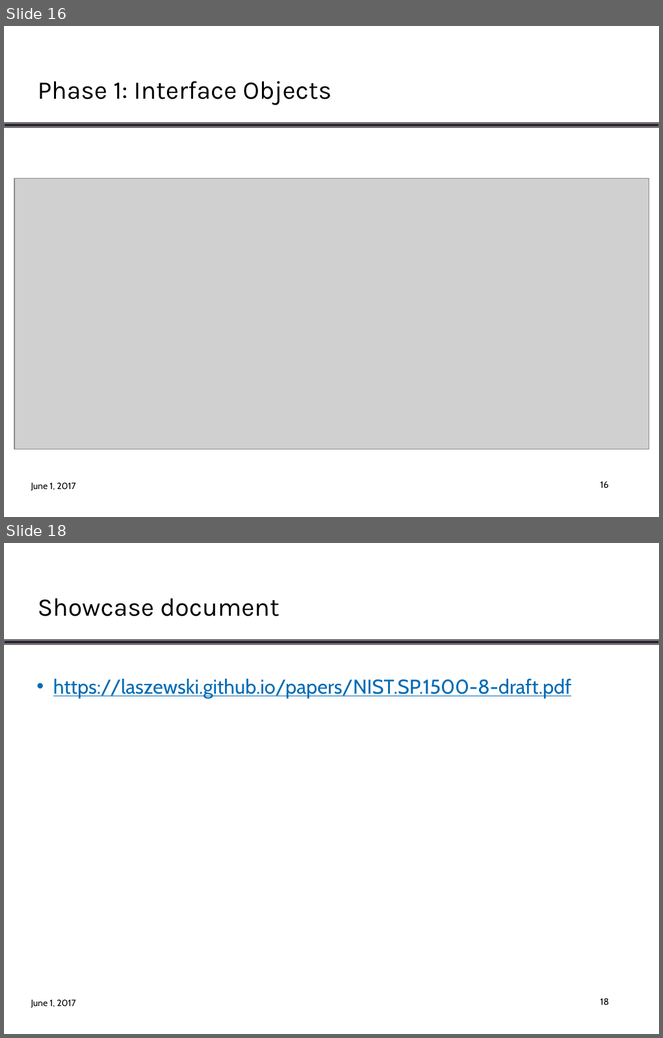
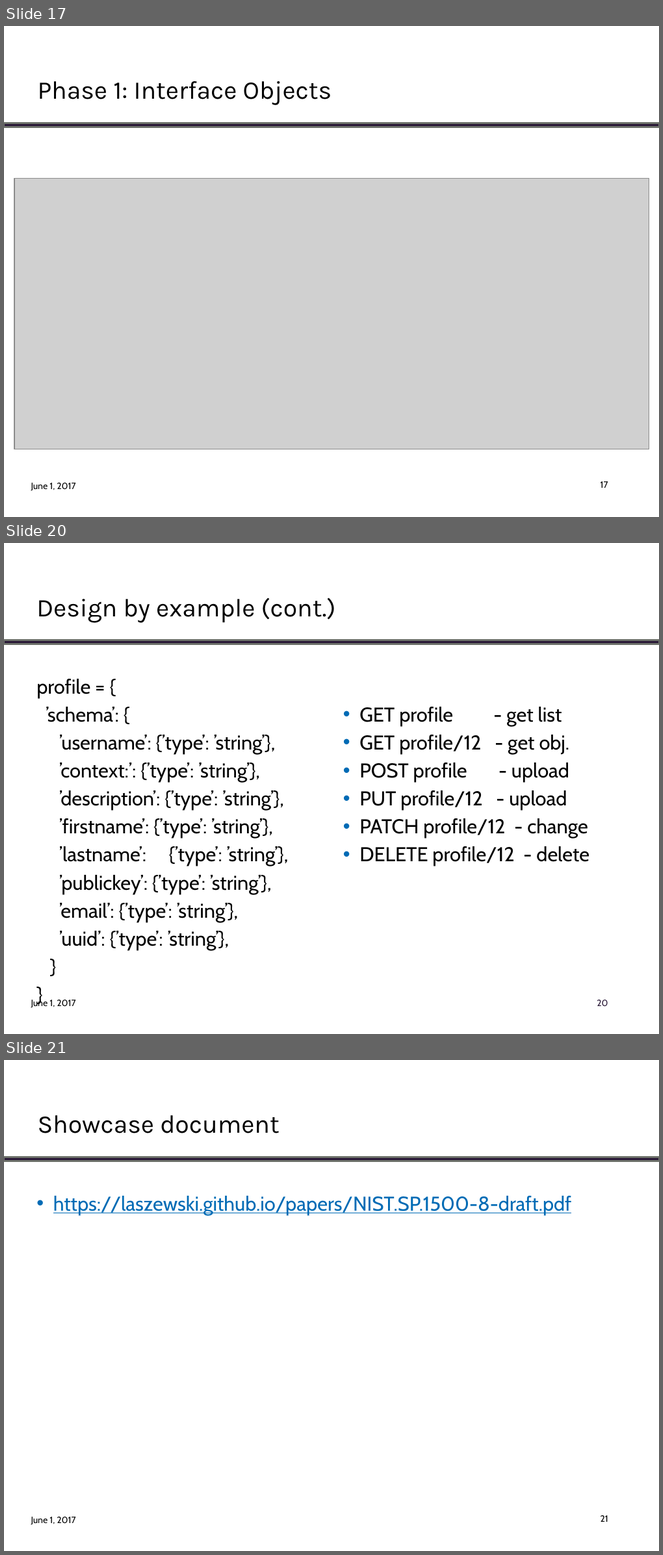
Before and after one commit to cloudmesh/eve, a slide deck: docs/NBDPWG-vol8.pptx. Shown one above the other, each under a label of ours: slides 16 and 18 before the commit, slides 17, 20 and 21 after it; the slides between them are not shown. The pictures are 663x1038 and 663x1555 pixels, drawn with LibreOffice and Linux fonts; fonts in the diff are those of the drawing; grey boxes stand for pictures; background and template pictures are left out. Boxes give left, top, right and bottom in pixels: in the first picture for what was removed or moved away, otherwise in the second. Text is boxed around its words. In the diff, an @@ line names an element or a change of style, - is before the commit and + after.

```diff
--- a/docs/NBDPWG-vol8.pptx
+++ b/docs/NBDPWG-vol8.pptx
@@ slide 20 added at (4, 543, 659, 1034), background #FFFFFF; not listed: 2 template elements that a slide beside it also shows @@
@@ title added at (36, 598, 336, 623), 28 pt, text #000000 @@
+Design by example (cont.)
@@ text added at (36, 679, 289, 951), 22 pt, text #000000 @@
+profile = {
+’schema’: {
+’username’: {’type’: ’string’},
+’context:’: {’type’: ’string’},
+’description’: {’type’: ’string’},
+’firstname’: {’type’: ’string’},
+’lastname’: {’type’: ’string’},
+’publickey’: {’type’: ’string’},
+’email’: {’type’: ’string’},
+’uuid’: {’type’: ’string’},
+}
+}
@@ text added at (360, 707, 590, 866), 22 pt, text #000000 @@
+• GET profile - get list
+• GET profile/12 - get obj.
+• POST profile - upload
+• PUT profile/12 - upload
+• PATCH profile/12 - change
+• DELETE profile/12 - delete
@@ page number added at (597, 1000, 608, 1006), 10 pt, text #281637 @@
+20
@@ what was slide 16 is now slide 17 @@
@@ page number at (601, 482, 608, 488): text changed @@
-16
+17
@@ what was slide 18 is now slide 21 @@
@@ page number at (601, 1516, 608, 1522): text changed @@
-18
+21
```
Also in this commit, not shown: 2 slides changed, 2 other slides added, 3 other files.
